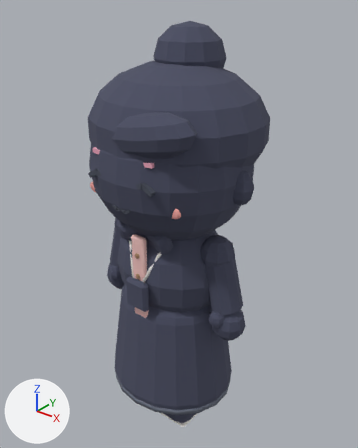
Two versions of the glTF model out/avatars/av_zara.glb, one commit apart.
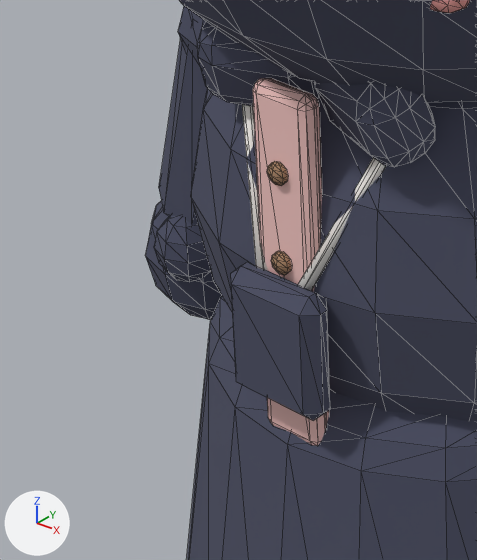
Each version is shown whole from a 50 mm lens placed at (1.019, -1.228, 1.544), pointed at (-0.005, 0.051, 0.751), then close up on the part from 21% to 51% of the width and 48% to 77% of the height. Arrows for +X, +Y and +Z are at lower left; the lights stay in place. The last two pictures show the newer version. The close-ups show mesh edges as thin lines. Where no turn or scale is listed for an object, it has been applied to the vertices. Vertices at exactly the same position are counted once.

The first close-up shows 'SM_av_zara_acc_badge', 'SM_av_zara_acc_badge_outline', 'SM_av_zara_arm_r_outline', 'SM_av_zara_head_outline', 'SM_av_zara_hips_outline', 'SM_av_zara_torso', 'SM_av_zara_torso_outline' and 1 more.
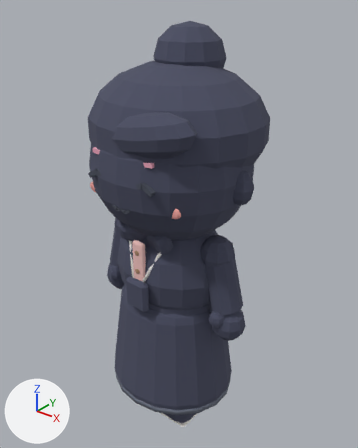
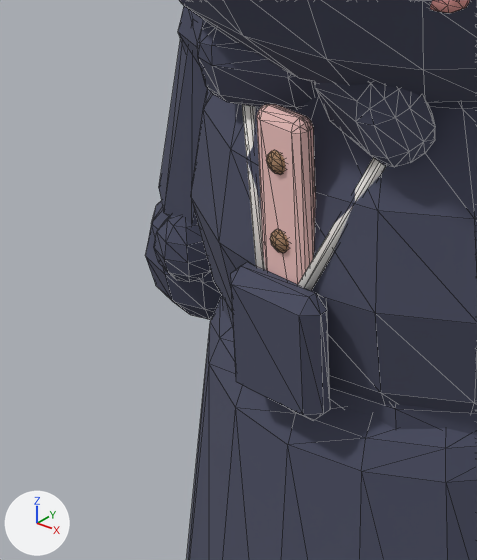
Scene script edits in JSON lines:
```json
{"block": "me_sm_av_zara_torso", "where": "me_sm_av_zara_torso.from_pydata(...)  # 402 vertices, 772 faces; spans x -0.21..0.21, y -0.186..0.17, z 0.41..0.83"}
{"block": "me_sm_av_zara_torso", "where": "# used by ob_sm_av_zara_torso; location = (0.0, 0.0, 0.0)"}
{"block": "me_sm_av_zara_torso", "change": "me_sm_av_zara_torso part 1: the loose piece of 32 vertices spanning x -0.009..0.009, y -0.186..-0.174, z 0.71..0.73 is moved by (0.0, 0.0, 0.01)"}
{"block": "me_sm_av_zara_torso", "change": "me_sm_av_zara_torso part 2: the loose piece of 32 vertices spanning x -0.009..0.009, y -0.186..-0.174, z 0.63..0.65 is moved by (0.0, 0.0, 0.02)"}
{"block": "me_sm_av_zara_torso", "change": "me_sm_av_zara_torso part 3: all 14 vertices in x 0.021..0.03, y -0.178..-0.158, z 0.781..0.79 are moved by (-0.005, -0.002, -0.02)"}
{"block": "me_sm_av_zara_torso", "change": "me_sm_av_zara_torso part 4: all 14 vertices in x 0.021..0.03, y -0.178..-0.158, z 0.47..0.479 are moved by (-0.005, -0.002, 0.08)"}
{"block": "me_sm_av_zara_torso", "change": "me_sm_av_zara_torso part 5: all 14 vertices in x -0.03..-0.021, y -0.178..-0.158, z 0.781..0.79 are moved by (0.005, -0.002, -0.02)"}
{"block": "me_sm_av_zara_torso", "change": "me_sm_av_zara_torso part 6: all 14 vertices in x -0.03..-0.021, y -0.178..-0.158, z 0.47..0.479 are moved by (0.005, -0.002, 0.08)"}
{"block": "me_sm_av_zara_hips_outline", "where": "# used by ob_sm_av_zara_hips_outline; location = (0.0, 0.0, 0.0)"}
{"op": "remove", "block": "me_sm_av_zara_hips_outline", "code": "me_sm_av_zara_hips_outline.from_pydata(...)  # 144 vertices, 284 faces; spans x -0.249..0.249, y -0.223..0.223, z 0.081..0.519"}
{"op": "add", "block": "me_sm_av_zara_hips_outline", "code": "me_sm_av_zara_hips_outline.from_pydata(...)  # 230 vertices, 452 faces; spans x -0.249..0.249, y -0.223..0.223, z 0.081..0.579"}
{"block": "me_sm_av_zara_hips_outline", "change": "me_sm_av_zara_hips_outline part 7: a new loose piece, a UV sphere (14 segments, 7 rings, poles along z) spanning x -0.189..0.189, y -0.159..0.159, z 0.421..0.579, in mat_mat_outline (greyish blue #4b4e63)"}
```

Where the change shows, as pixel boxes (x1, y1, x2, y2) in the close-ups (477 x 560 px; the box of a moved part takes in the faces that stretch with it):
```json
{"object": "SM_av_zara_torso", "change": "reshaped", "before": [253, 78, 329, 446], "after": [257, 104, 316, 284]}
{"part": 1, "of": "me_sm_av_zara_torso", "change": "moved or reshaped", "before": [267, 161, 288, 186], "after": [266, 150, 286, 175]}
{"part": 2, "of": "me_sm_av_zara_torso", "change": "moved or reshaped", "before": [271, 251, 291, 275], "after": [270, 230, 289, 253]}
{"part": 3, "of": "me_sm_av_zara_torso", "change": "moved or reshaped", "before": [297, 94, 319, 111], "after": [291, 117, 313, 134]}
{"part": 4, "of": "me_sm_av_zara_torso", "change": "moved or reshaped", "before": [297, 105, 329, 446], "after": [291, 127, 316, 284]}
{"part": 5, "of": "me_sm_av_zara_torso", "change": "moved or reshaped", "before": [253, 78, 311, 441], "after": [257, 104, 306, 284]}
{"part": 6, "of": "me_sm_av_zara_torso", "change": "moved or reshaped", "before": [253, 91, 311, 444], "after": [257, 117, 287, 279]}
{"part": 7, "of": "me_sm_av_zara_hips_outline", "change": "added", "after": [223, 298, 477, 435], "on screen": "mostly hidden"}
```
